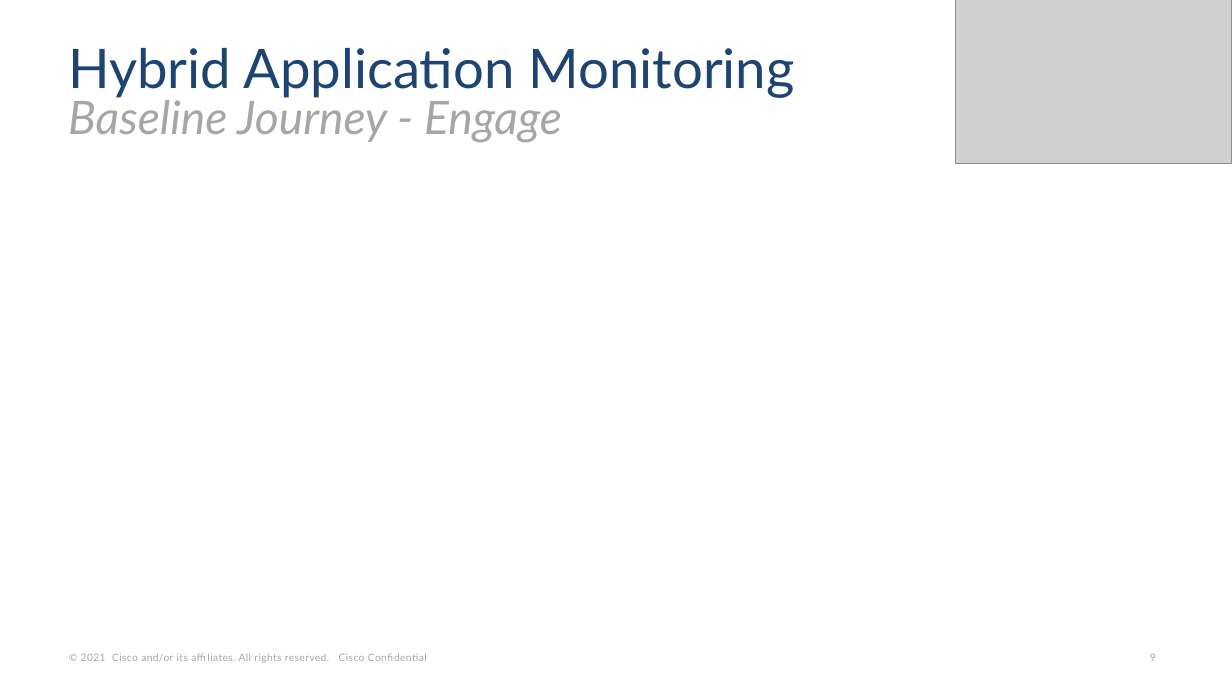
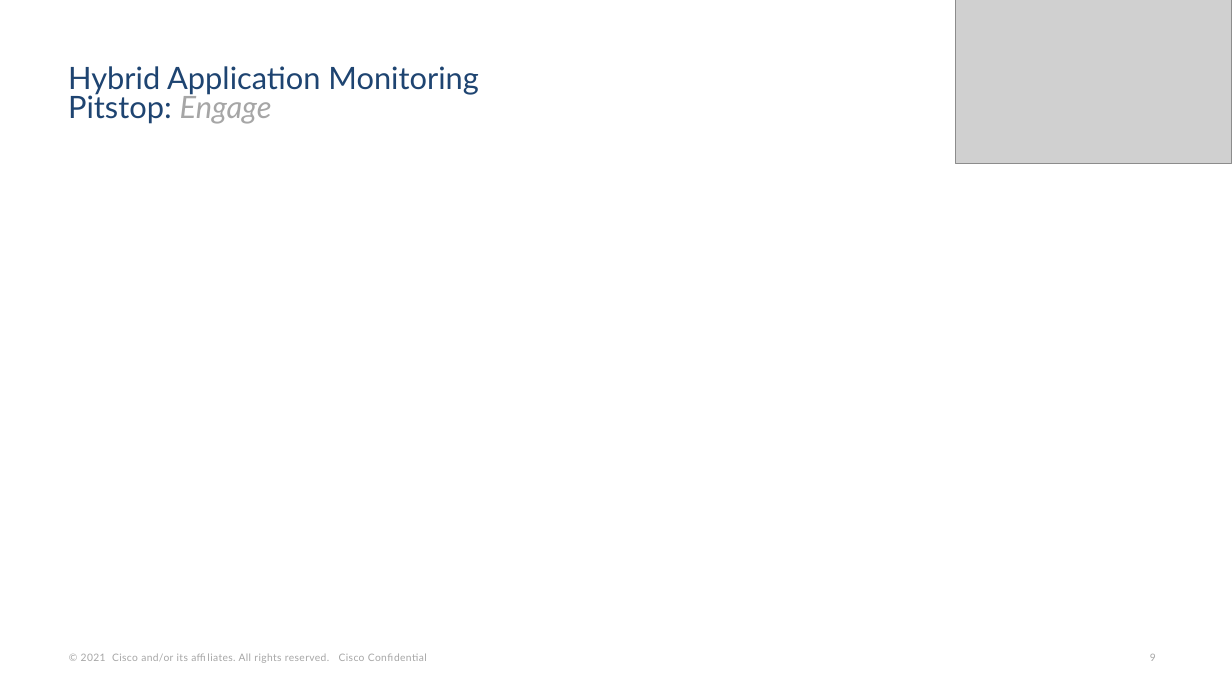
Before and after one commit to Appdynamics/config-assessment-tool, a slide deck: slide 9 of backend/resources/pptAssets/HybridApplicationMonitoringUseCase_template.pptx. Drawn at 1232x693 pixels with LibreOffice and Linux fonts; fonts in the diff are those of the drawing; grey boxes stand for pictures; background and template pictures are left out. Boxes give left, top, right and bottom in pixels: in the first picture for what was removed or moved away, otherwise in the second. Text is boxed around its words. In the diff, an @@ line names an element or a change of style, - is before the commit and + after.

```diff
--- a/backend/resources/pptAssets/HybridApplicationMonitoringUseCase_template.pptx
+++ b/backend/resources/pptAssets/HybridApplicationMonitoringUseCase_template.pptx
@@ title at <box>68,66,478,124</box>: text changed; size 42.5 to 24 pt @@
-Hybrid Application Monitoring
-Baseline Journey - Engage
+Hybrid Application Monitoring
+Pitstop: Engage
```
Also in this commit, not shown: 11 other slides changed, 2 other files.
